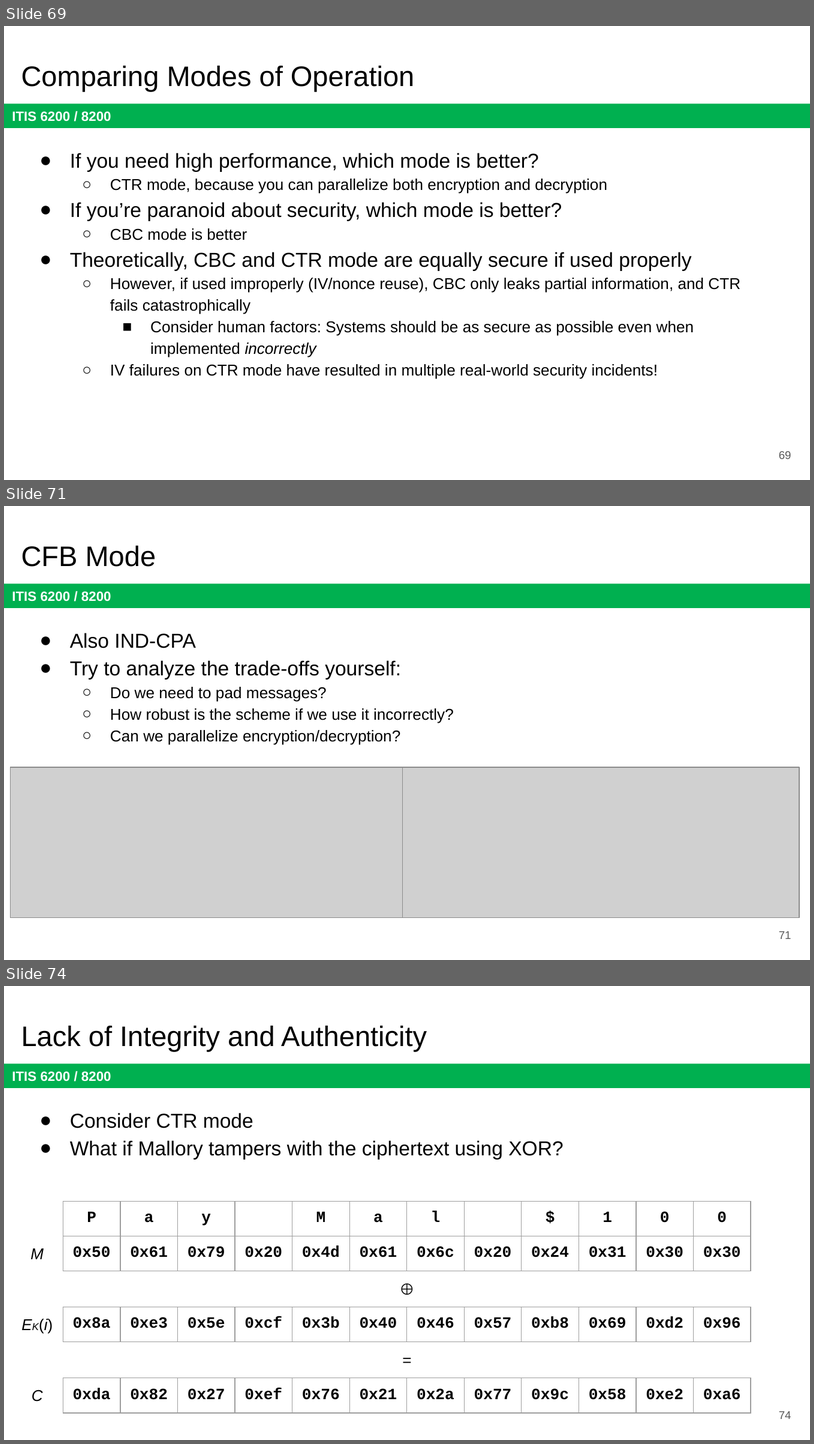
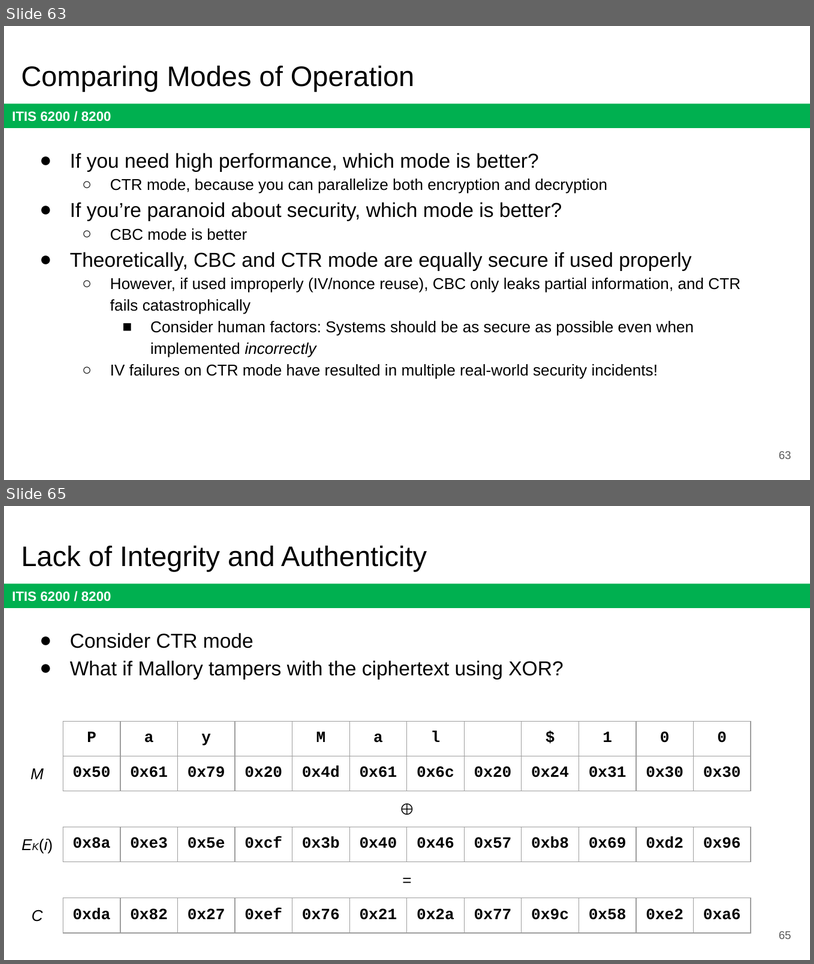
Before and after one commit to jx5c/github.io, a slide deck: teaching/ITIS6200/2023fa/lectures/lec03.pptx. Shown one above the other, each under a label of ours: slides 69, 71 and 74 before the commit, slides 63 and 65 after it; the slides between them are not shown. The pictures are 814x1444 and 814x964 pixels, drawn with LibreOffice and Linux fonts; fonts in the diff are those of the drawing; grey boxes stand for pictures. Boxes give left, top, right and bottom in pixels: in the first picture for what was removed or moved away, otherwise in the second. Text is boxed around its words. In the diff, an @@ line names an element or a change of style, - is before the commit and + after.

```diff
--- a/teaching/ITIS6200/2023fa/lectures/lec03.pptx
+++ b/teaching/ITIS6200/2023fa/lectures/lec03.pptx
@@ slide 71 removed at (4, 506, 810, 960), background #FFFFFF; not listed: 1 template element that a slide beside it also shows @@
@@ title removed at (21, 546, 156, 567) @@
-CFB Mode
@@ text removed at (70, 633, 454, 745) @@
-● Also IND-CPA
-● Try to analyze the trade-offs yourself:
-  ○ Do we need to pad messages?
-  ○ How robust is the scheme if we use it incorrectly?
-  ○ Can we parallelize encryption/decryption?
@@ picture removed at (11, 767, 407, 917) @@
@@ picture removed at (402, 767, 799, 917) @@
@@ page number removed at (779, 931, 792, 939) @@
-71
@@ what was slide 69 is now slide 63 @@
@@ page number at (779, 451, 792, 459): text changed @@
-69
+63
@@ what was slide 74 is now slide 65 @@
@@ page number at (779, 931, 792, 939): text changed @@
-74
+65
```
Also in this commit, not shown: 3 slides changed, 8 other slides removed, 1 other file.
